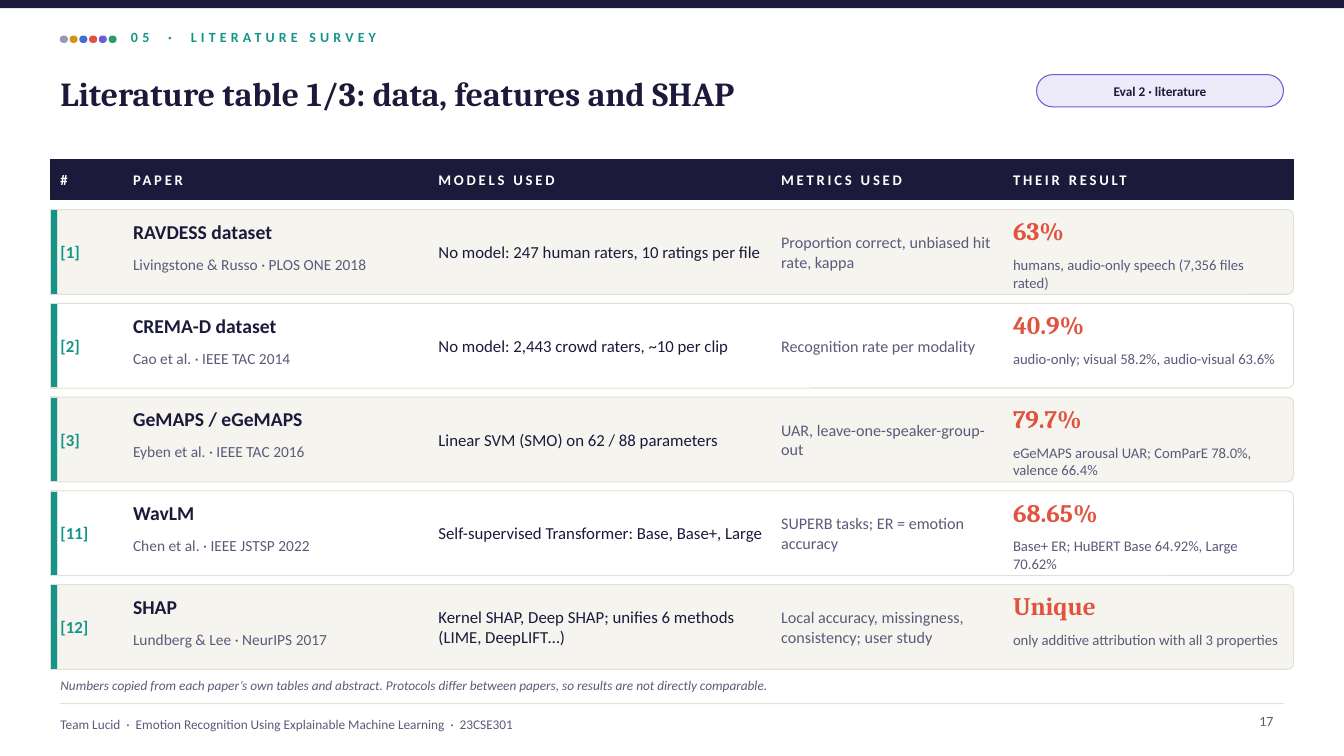
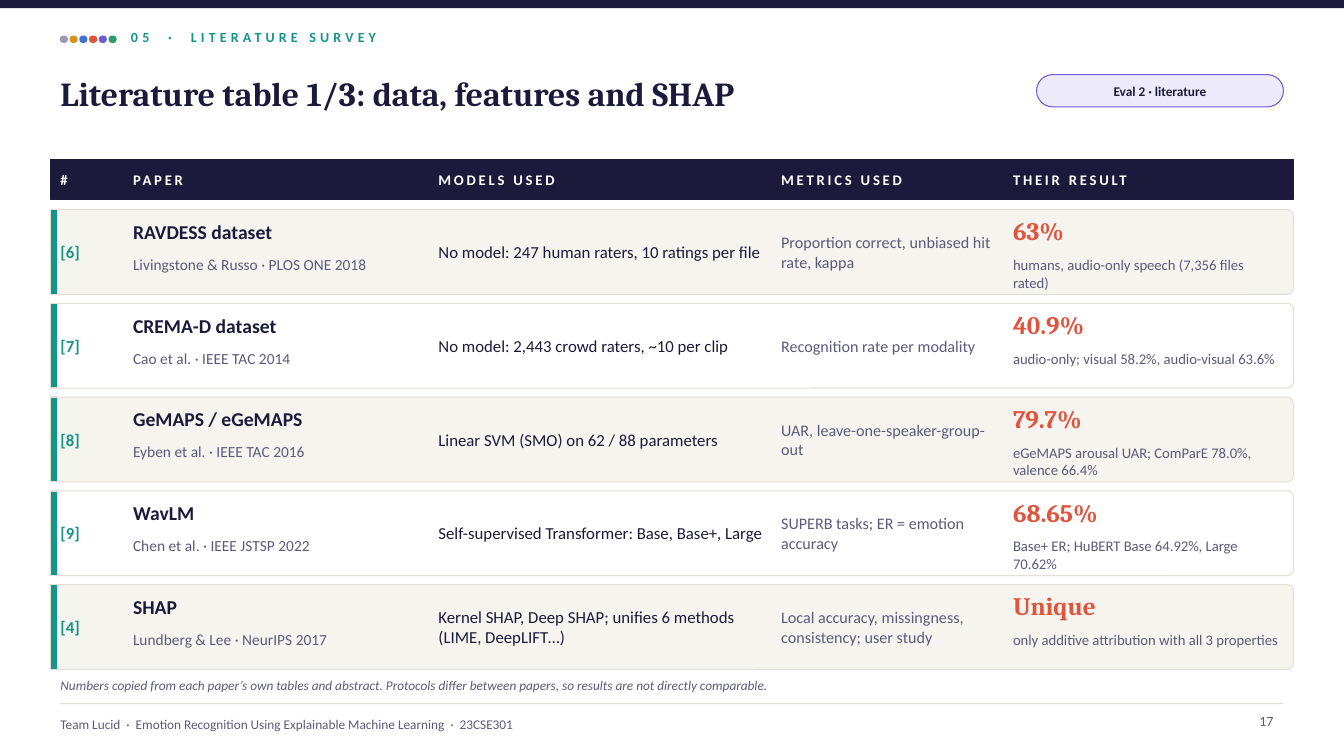
Before and after one commit to shreyashsp25/lucid-speech-emotion-xai, a slide deck: slide 17 of report/Lucid_Final_Review.pptx. Drawn at 1344x756 pixels with LibreOffice and Linux fonts; fonts in the diff are those of the drawing. Boxes give left, top, right and bottom in pixels: in the first picture for what was removed or moved away, otherwise in the second. Text is boxed around its words. In the diff, an @@ line names an element or a change of style, - is before the commit and + after.

```diff
--- a/report/Lucid_Final_Review.pptx
+++ b/report/Lucid_Final_Review.pptx
@@ text at (60,245,79,261): text changed @@
-[1]
+[6]
@@ text at (60,339,79,355): text changed @@
-[2]
+[7]
@@ text at (60,432,79,450): text changed @@
-[3]
+[8]
@@ text at (60,526,79,542): text changed @@
-[11]
+[9]
@@ text at (60,620,79,636): text changed @@
-[12]
+[4]
```
Also in this commit, not shown: 17 other slides changed, 1 slide added, 8 other files.
